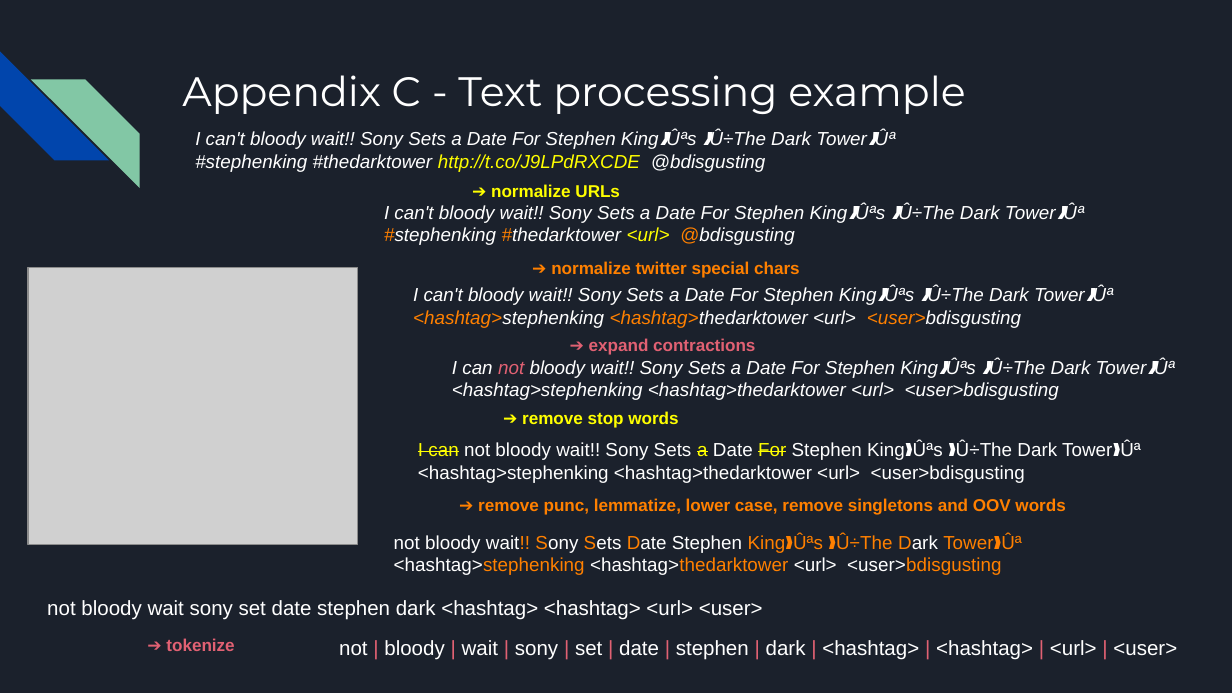
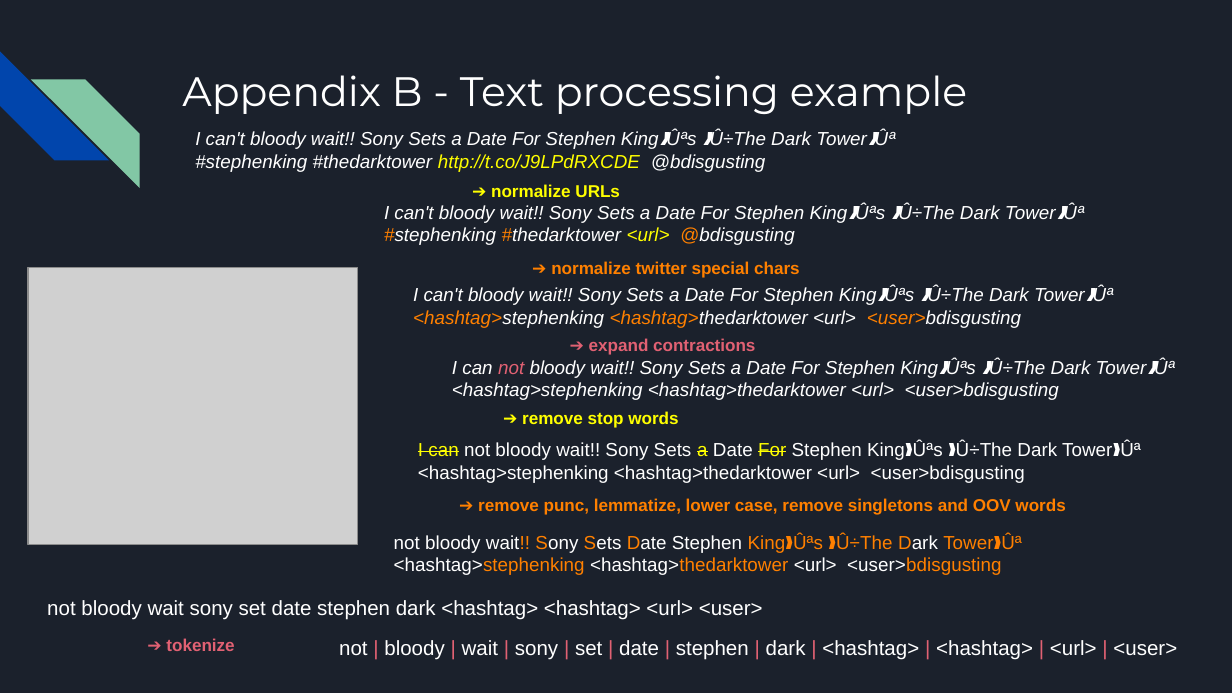
Before and after one commit to MichaelSzczepaniak/WordEmbeddings, a slide deck: slide 12 of word_embeddings_30min.odp (slide 16 before the commit). Drawn at 1232x693 pixels with LibreOffice and Linux fonts; fonts in the diff are those of the drawing; grey boxes stand for pictures. Boxes give left, top, right and bottom in pixels: in the first picture for what was removed or moved away, otherwise in the second. Text is boxed around its words. In the diff, an @@ line names an element or a change of style, - is before the commit and + after.

```diff
--- a/word_embeddings_30min.odp
+++ b/word_embeddings_30min.odp
@@ title at (x1=182, y1=75, x2=967, y2=114): text changed @@
-Appendix C - Text processing example
+Appendix B - Text processing example
```
Also in this commit, not shown: 4 other slides changed, 6 slides added, 9 slides removed, 1 other file.
